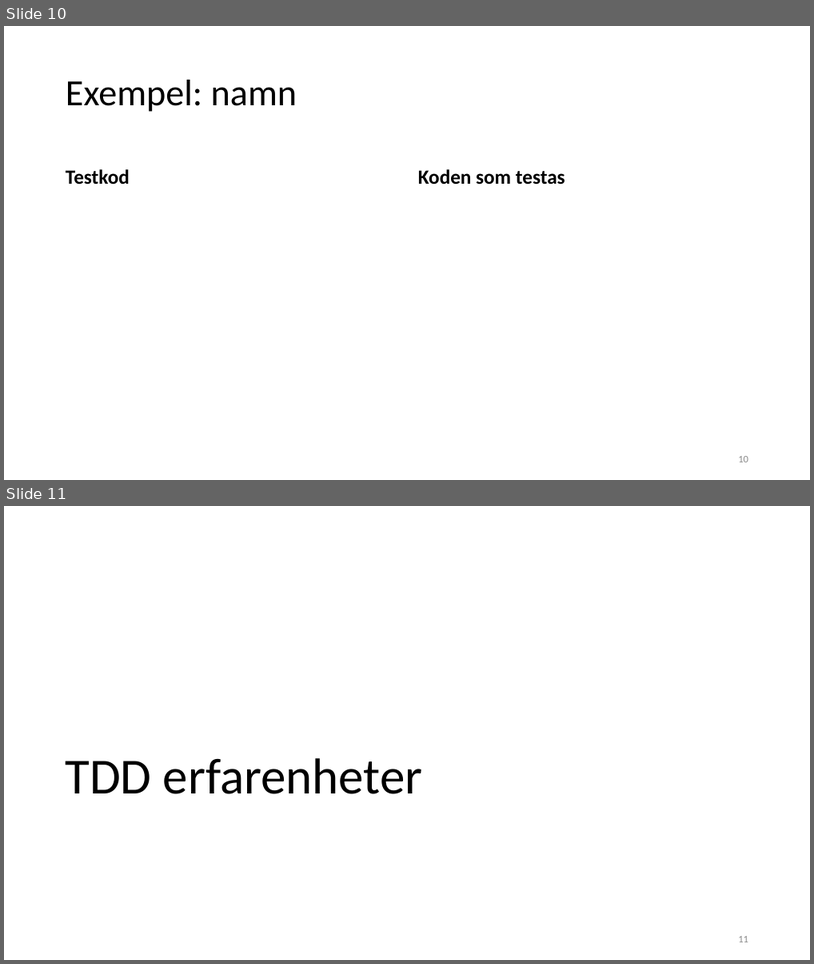
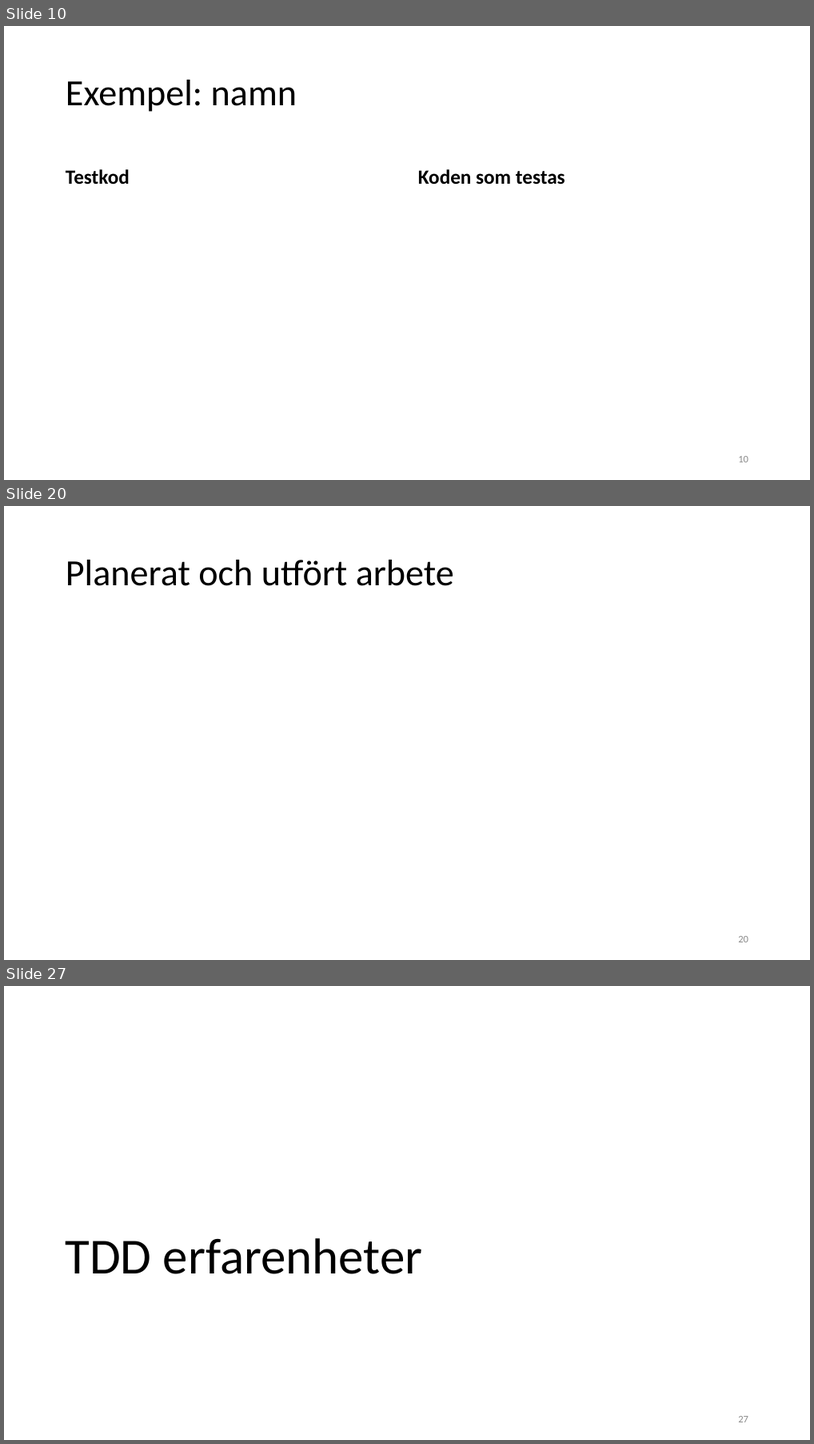
Before and after one commit to forrpa/Fake-Game-Testing, a slide deck: slutredovisning.pptx. Shown one above the other, each under a label of ours: slides 10 and 11 before the commit, slides 10, 20 and 27 after it; the slides between them are not shown. The pictures are 814x964 and 814x1444 pixels, drawn with LibreOffice and Linux fonts; fonts in the diff are those of the drawing. Boxes give left, top, right and bottom in pixels: in the first picture for what was removed or moved away, otherwise in the second. Text is boxed around its words. In the diff, an @@ line names an element or a change of style, - is before the commit and + after.

```diff
--- a/slutredovisning.pptx
+++ b/slutredovisning.pptx
@@ slide 20 added at [4,506,810,960], background #FFFFFF @@
@@ title added at [66,560,454,586], 44 pt, text #000000 @@
+Planerat och utfört arbete
@@ page number added at [738,936,749,942], 12 pt, text #8C8C8C @@
+20
@@ what was slide 11 is now slide 27 @@
@@ page number at [738,1416,749,1422]: text changed @@
-11
+27
```
Also in this commit, not shown: 1 slide changed, 16 other slides added, 1 slide removed.
